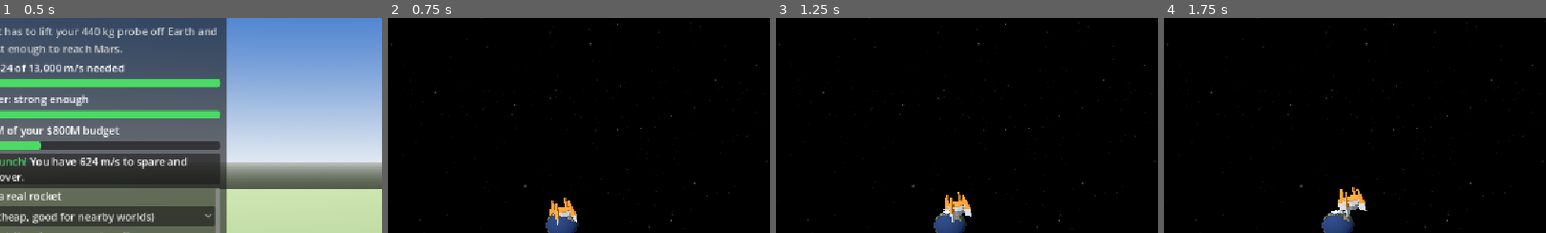
Above: before the commit, frames 1-4 (left to right).
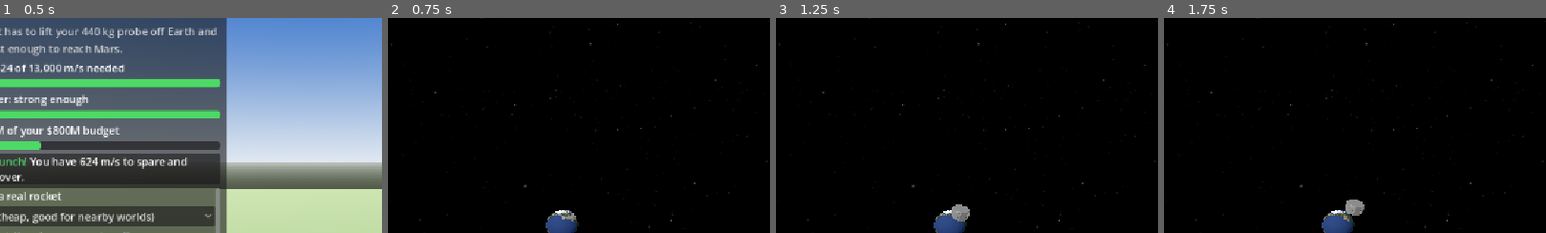
Above: after the commit, the same moments.

Repository: webs-rewired/space-mission
Game: Godot game, scene res://scenes/rocket_builder.tscn
Two runs of this game, one before a commit and one after it. Both use one fixed random seed, a clock stepped at 60 frames per second and the inputs below. This scene is started directly instead of the project's main scene.
Inputs (mouse positions are % of the whole screen's width and height, from its top left):
- Up to frame 1 (0.5 s): no input
- Up to frame 2 (0.75 s): click "Launch!" at 0.5 s
- Up to frame 3 (1.25 s): no input
- Up to frame 4 (1.75 s): tap Enter at 1.25 s; move the mouse to (72, 45) at 1.27 s; hold D from 1.28 s (still down); tap F at 1.35 s; click (72, 45) at 1.42 s; tap Space at 1.52 s
The pictures show only the part of the screen within x 8-58%, y 6-56%; the shares and areas given below are measured in that part.

Frame 1 is identical in both runs. In frame 2, 0.5% of the frame differs, in the area x 42-50%, y 83-97%; in frame 3, 0.6%; in frame 4, 0.6%, in the area x 45-54%, y 78-93%.

Commit message:
nothing

Diff:
--- a/scenes/launch.tscn
+++ b/scenes/launch.tscn
@@ -1,7 +1,7 @@
 [gd_scene format=3 uid="uid://bbgbqh2xxi4en"]
 
 [ext_resource type="Script" uid="uid://bqlxdmthsajpb" path="res://scripts/launch.gd" id="1_qys52"]
-[ext_resource type="ArrayMesh" uid="uid://bwh6cb7rgih3m" path="res://scripts/rocket_baseA.obj" id="2_dklkq"]
+[ext_resource type="ArrayMesh" uid="uid://b6eucwg0gswxd" path="res://assets/rocket_finsA.obj" id="2_dklkq"]
 
 [sub_resource type="Environment" id="Environment_0utxl"]
 background_mode = 1
@@ -42,7 +42,7 @@
 mesh = SubResource("SphereMesh_qys52")
 
 [node name="Probe" type="MeshInstance3D" parent="." unique_id=1021952272]
-transform = Transform3D(1, 0, 0, 0, 1, 0, 0, 0, 1, -10, 0, 0)
+transform = Transform3D(0.90630776, 0.42261827, 0, -0.42261827, 0.90630776, 0, 0, 0, 1, -10, 0, 0)
 mesh = ExtResource("2_dklkq")
 
 [node name="CanvasLayer" type="CanvasLayer" parent="." unique_id=1498369641]
Renamed: scripts/rocket_baseA.obj -> assets/rocket_baseA.obj
Not shown, added: assets/rocket_baseA.obj.import
Renamed: scripts/rocket_finsA.obj -> assets/rocket_finsA.obj
Not shown, added: assets/rocket_finsA.obj.import
Renamed: scripts/rocket_fuelA.obj -> assets/rocket_fuelA.obj
Not shown, added: assets/rocket_fuelA.obj.import
Renamed: scripts/rocket_sidesA.obj -> assets/rocket_sidesA.obj
Not shown, added: assets/rocket_sidesA.obj.import
Renamed: scripts/rocket_topA.obj -> assets/rocket_topA.obj
Not shown, added: assets/rocket_topA.obj.import
Not shown, removed: scripts/rocket_baseA.obj.import
Not shown, removed: scripts/rocket_finsA.obj.import
(and 3 more such lines)
